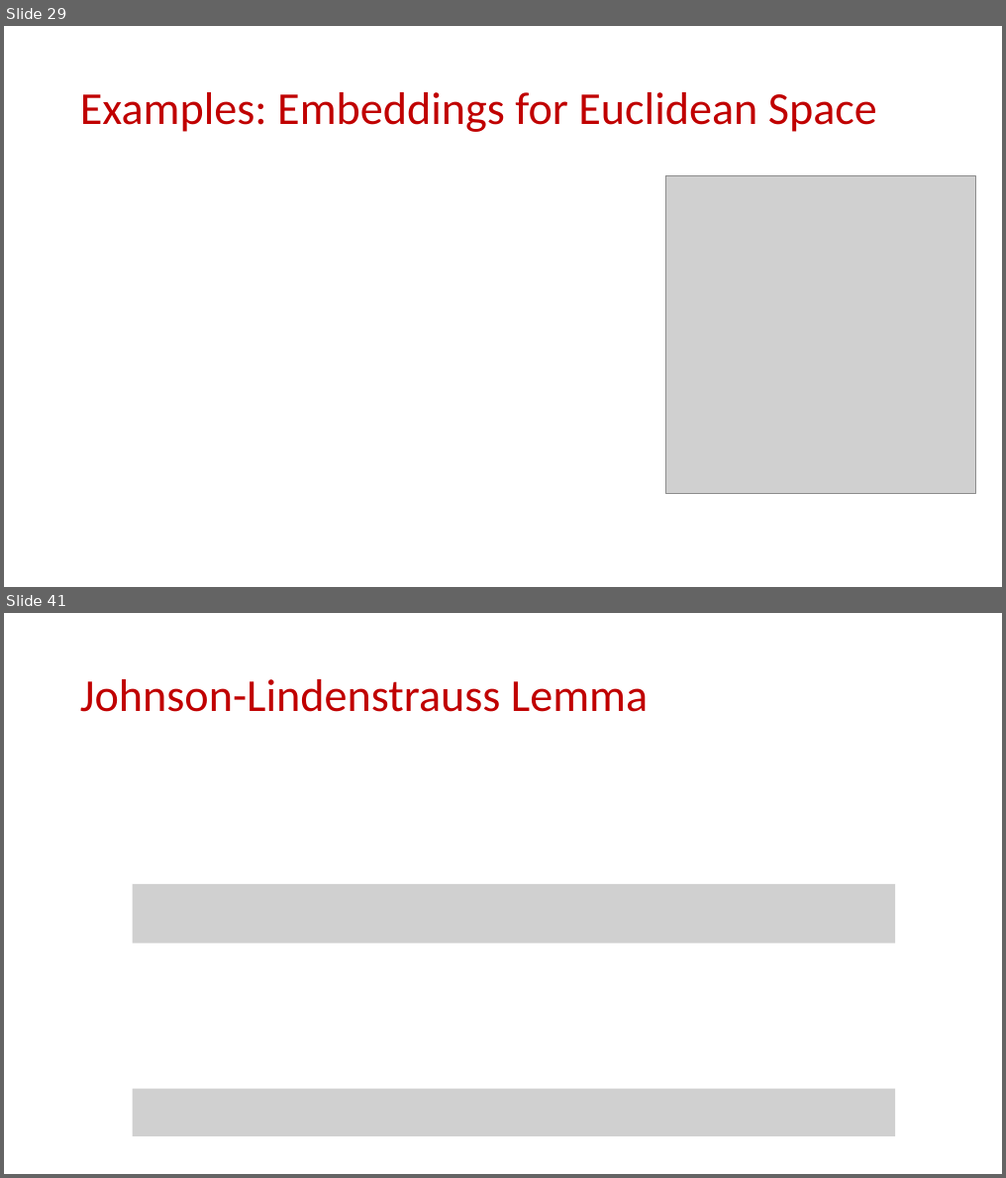
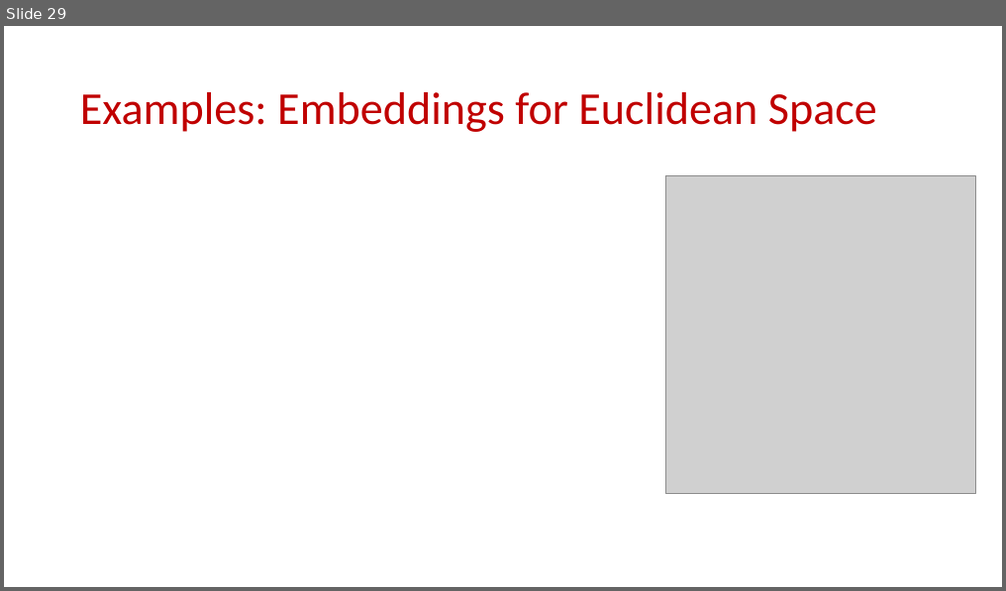
Before and after one commit to samsonzhou/samsonzhou.github.io, a slide deck: CSCE689-23/L7.pptx. Shown one above the other, each under a label of ours: slides 29 and 41 before the commit, slide 29 after it; the slides between them are not shown. The pictures are 1006x1178 and 1006x591 pixels, drawn with LibreOffice and Linux fonts; fonts in the diff are those of the drawing; grey boxes stand for pictures. Boxes give left, top, right and bottom in pixels: in the first picture for what was removed or moved away, otherwise in the second. Text is boxed around its words. In the diff, an @@ line names an element or a change of style, - is before the commit and + after.

```diff
--- a/CSCE689-23/L7.pptx
+++ b/CSCE689-23/L7.pptx
@@ slide 41 removed at (4, 613, 1002, 1174), background #FFFFFF @@
@@ title removed at (80, 679, 648, 712) @@
-Johnson-Lindenstrauss Lemma
@@ picture removed at (133, 884, 896, 943) @@
@@ picture removed at (133, 1089, 896, 1137) @@
```
Also in this commit, not shown: 1 slide changed, 26 other slides removed, 3 other files.
